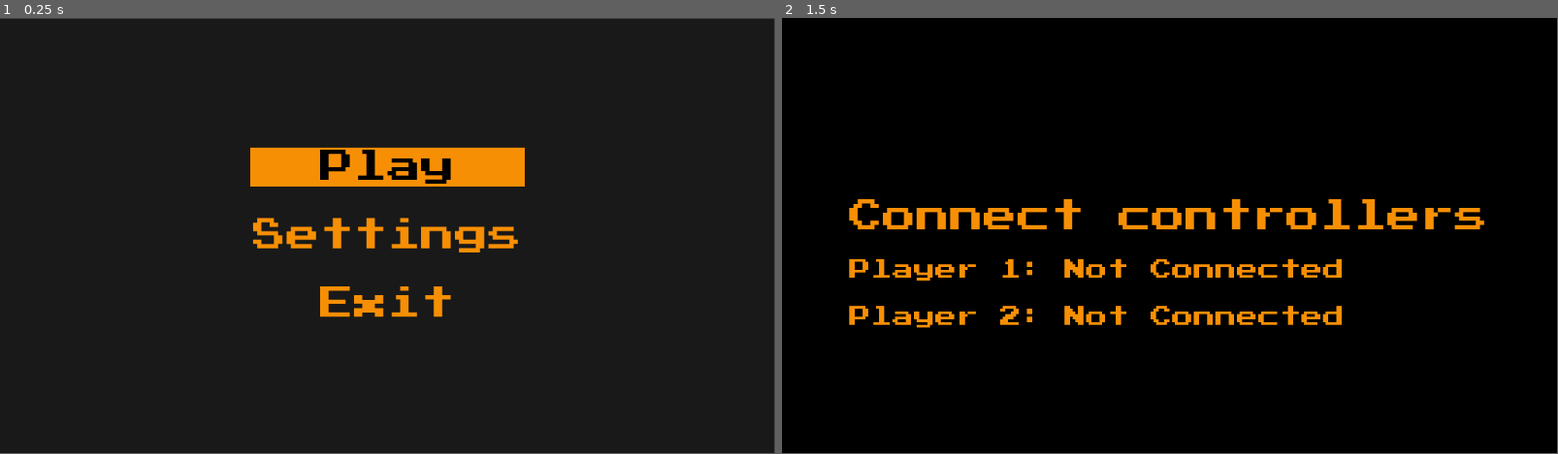
Above: before the commit, frames 1-2 (left to right).
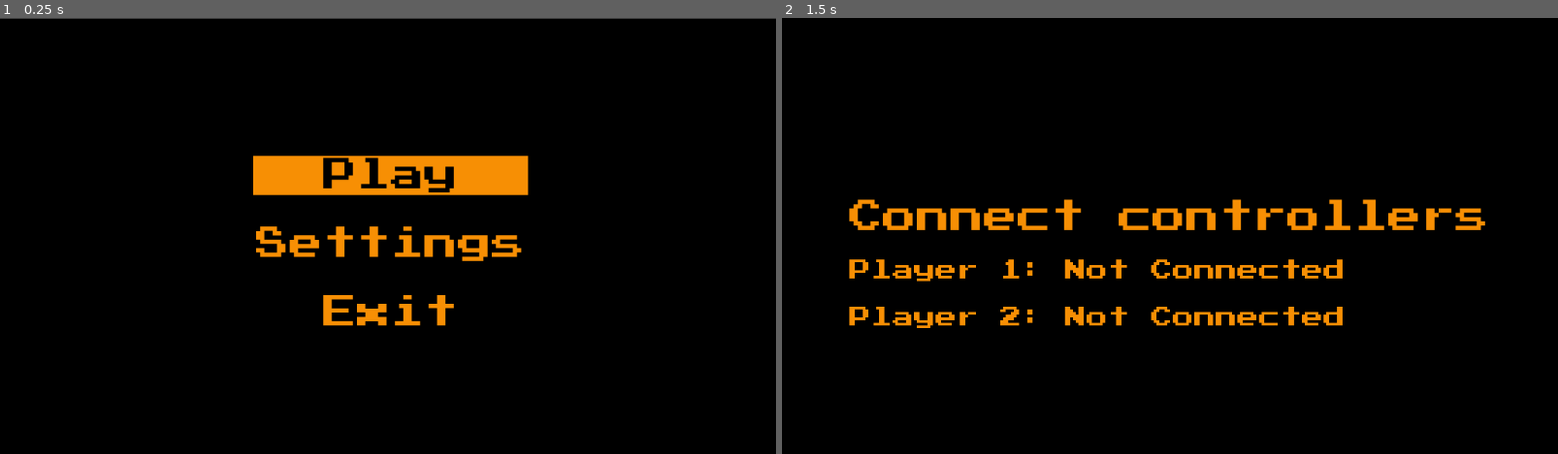
Above: after the commit, the same moments.

Repository: Jakub-Stankiewicz/platformer
Game: Godot game, scene res://scenes/menus/menu.tscn
Same seed, same stepped clock (60 frames per second), same inputs: the game is played once before the commit and once after it.
Inputs (mouse positions are in pixels of both pictures, inside the frame that each line leads up to):
- Up to frame 1 (0.25 s): no input
- Up to frame 2 (1.5 s): click "Play" at 0.5 s; tap Enter at 1.25 s; move the mouse to (1340, 214) at 1.27 s
In our replay, the window is 799x449 before the commit and 800x450 after it. These sizes can differ from the game's own. Grey fills any space a smaller window leaves; there, only what the larger window draws over its background counts as a difference.

The runs differ from the first frame. In frame 1, 97% of the frame differs, in the area x 0-100%, y 0-100%; in frame 2, 2.1%.

Commit message:
fullscreen

Diff:
--- a/project.godot
+++ b/project.godot
@@ -19,6 +19,14 @@
 
 GameController="*res://scripts/autoload/game_controller.gd"
 MouseController="*res://scripts/autoload/mouse_controller.gd"
+
+[display]
+
+window/size/mode=4
+window/stretch/mode="viewport"
+window/stretch/aspect="ignore"
+window/stretch/scale=0.5
+window/stretch/scale_mode="integer"
 
 [input]
 
--- a/scenes/menus/controller_menu.tscn
+++ b/scenes/menus/controller_menu.tscn
@@ -3,10 +3,17 @@
 [ext_resource type="Script" uid="uid://cntrkddg2crp8" path="res://scripts/gamepad.gd" id="1_ksg1k"]
 [ext_resource type="Theme" uid="uid://c08aa77vq0ec" path="res://themes/main.tres" id="2_c7m5u"]
 
-[node name="Controller_menu" type="Node2D"]
+[node name="Controller_menu" type="Control"]
+layout_mode = 3
+anchors_preset = 15
+anchor_right = 1.0
+anchor_bottom = 1.0
+grow_horizontal = 2
+grow_vertical = 2
 script = ExtResource("1_ksg1k")
 
 [node name="ColorRect" type="ColorRect" parent="."]
+layout_mode = 0
 offset_left = -32.0
 offset_top = -3.0
 offset_right = 1238.0
@@ -14,6 +21,7 @@
 color = Color(0, 0, 0, 1)
 
 [node name="CenterContainer" type="CenterContainer" parent="."]
+layout_mode = 0
 offset_right = 1150.0
 offset_bottom = 732.0
 size_flags_horizontal = 3
--- a/scenes/menus/menu.tscn
+++ b/scenes/menus/menu.tscn
@@ -5,22 +5,27 @@
 
 [node name="Menu" type="Control"]
 layout_mode = 3
-anchors_preset = 0
+anchors_preset = 15
+anchor_right = 1.0
+anchor_bottom = 1.0
+offset_bottom = 17.0
+grow_horizontal = 2
+grow_vertical = 2
 theme = ExtResource("2_con2f")
 
 [node name="background" type="ColorRect" parent="."]
 layout_mode = 0
 offset_left = -1.0
 offset_top = 1.0
-offset_right = 1151.0
-offset_bottom = 649.0
-color = Color(0.099986, 0.099986, 0.099986, 1)
+offset_right = 1168.0
+offset_bottom = 668.0
+color = Color(0, 0, 0, 1)
 
 [node name="menuLayout" type="Control" parent="."]
 layout_mode = 3
 anchors_preset = 0
-offset_right = 1152.0
-offset_bottom = 648.0
+offset_right = 1159.0
+offset_bottom = 671.0
 script = ExtResource("1_con2f")
 
 [node name="VBoxContainer" type="VBoxContainer" parent="menuLayout"]
--- a/scripts/autoload/game_controller.gd
+++ b/scripts/autoload/game_controller.gd
@@ -6,6 +6,12 @@
 var players: Dictionary
 
 var player_devices = {}
+
+# func _ready():
+# 	OS.window_fullscreen = true
+# 	# optionally set window size if needed:
+# 	# OS.window_size = Vector2(1920, 1080)
+
 
 func _input(event):
 	if event is InputEventJoypadButton or event is InputEventJoypadMotion: #and event.pressed:
--- a/themes/main.tres
+++ b/themes/main.tres
@@ -1,21 +1,9 @@
-[gd_resource type="Theme" load_steps=8 format=3 uid="uid://c08aa77vq0ec"]
+[gd_resource type="Theme" load_steps=7 format=3 uid="uid://c08aa77vq0ec"]
 
 [ext_resource type="FontFile" uid="uid://d2bb1ff68dye7" path="res://fonts/PressStart2P.ttf" id="1_0avsd"]
 
 [sub_resource type="StyleBoxFlat" id="StyleBoxFlat_hillf"]
 bg_color = Color(0.968627, 0.560784, 0.0156863, 1)
-
-[sub_resource type="StyleBoxFlat" id="StyleBoxFlat_wykhr"]
-content_margin_left = 4.0
-content_margin_top = 4.0
-content_margin_right = 4.0
-content_margin_bottom = 4.0
-bg_color = Color(0.1, 0.1, 0.1, 0.3)
-corner_radius_top_left = 3
-corner_radius_top_right = 3
-corner_radius_bottom_right = 3
-corner_radius_bottom_left = 3
-corner_detail = 5
 
 [sub_resource type="StyleBoxFlat" id="StyleBoxFlat_updu2"]
 bg_color = Color(0.968627, 0.560784, 0.0156863, 1)
@@ -37,7 +25,7 @@
 content_margin_top = 4.0
 content_margin_right = 4.0
 content_margin_bottom = 4.0
-bg_color = Color(0.1, 0.1, 0.1, 0.6)
+bg_color = Color(0, 0, 0, 1)
 corner_radius_top_left = 3
 corner_radius_top_right = 3
 corner_radius_bottom_right = 3
@@ -78,7 +66,6 @@
 Button/constants/h_separation = 4
 Button/constants/icon_max_width = 0
 Button/constants/outline_size = 0
-Button/styles/disabled = SubResource("StyleBoxFlat_wykhr")
 Button/styles/focus = SubResource("StyleBoxFlat_updu2")
 Button/styles/hover = SubResource("StyleBoxFlat_78ekx")
 Button/styles/normal = SubResource("StyleBoxFlat_wc0q8")
